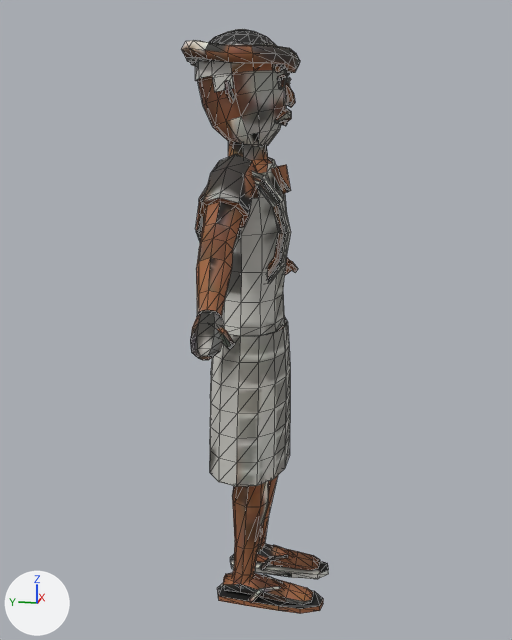
One commit to the glTF model nostalgia/assets3d/vendor.glb: the scene before it, then after it.
Rendered twice from a 50 mm camera at (-10.71, -2.19, 7.33) aimed at (0.03, -0.05, 4.65). The lights are fixed; the arrows at lower left show +X, +Y and +Z. The picture after the commit comes second. Mesh edges are drawn as thin lines. Vertices at exactly the same position are counted once.

Before the edit, the objects in view are built like this:
```python
me_vendor = bpy.data.meshes.new('vendor')
me_vendor.from_pydata(...)  # 1594 vertices, 2950 faces; spans x -2.96..2.96, y -1.27..1.04, z 0.0..8.96
me_vendor.materials.append(mat_m_vendor)  # picture img_vendor_base
ob_vendor = bpy.data.objects.new('vendor', me_vendor)
ob_vendor.location = (0.0, 0.0, 0.0)
```
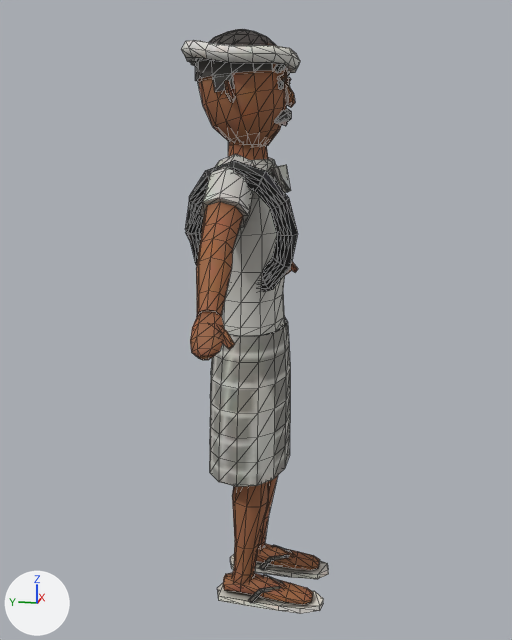
Edits to the scene script, one JSON object a line:
```json
{"block": "me_vendor", "where": "me_vendor.from_pydata(...)  # 1594 vertices, 2950 faces; spans x -2.96..2.96, y -1.27..1.04, z 0.0..8.96"}
{"block": "me_vendor", "where": "# used by ob_vendor; location = (0.0, 0.0, 0.0)"}
{"block": "me_vendor", "change": "me_vendor part 1: 195 of 1594 vertices moved; they spanned x -1.02..-0.43, y -0.7..0.7, z 5.21..7.07 and now span x -1.25..-0.47, y -0.82..0.82, z 5.13..7.14; mean shift (-0.13, 0.0, 0.0); largest move (-1.02, 0.0, 7.01) -> (-1.25, 0.0, 7.05)"}
{"block": "me_vendor", "change": "me_vendor part 2: 2875 kept faces spanning x -2.96..2.96, y -1.27..1.04, z 0.0..8.96 get new texture (UV) coordinates"}
```

Location of each change, (x1, y1, x2, y2) in pixels of the pictures (512 x 640 px; the box of a moved part takes in the faces that stretch with it):
```json
{"part": 1, "of": "me_vendor", "change": "moved or reshaped", "before": [196, 171, 291, 283], "after": [185, 160, 298, 291]}
{"part": 2, "of": "me_vendor", "change": "surface changed", "before": [182, 29, 328, 614], "after": [182, 29, 328, 614]}
```
